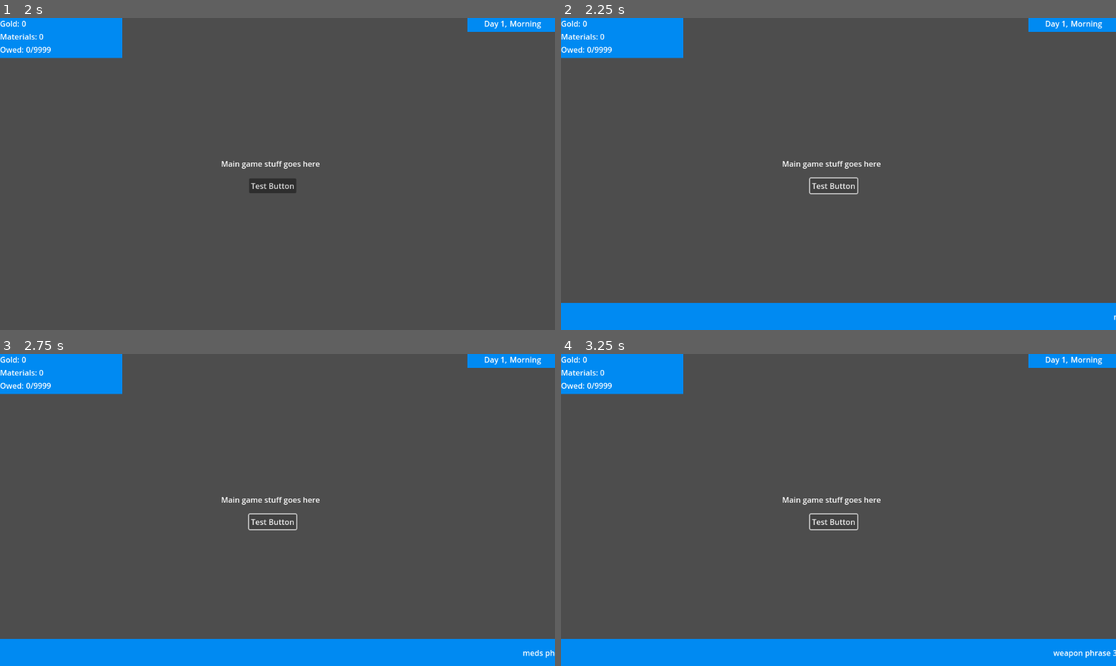
Above: before the commit, frames 1-4 (two rows, left to right).
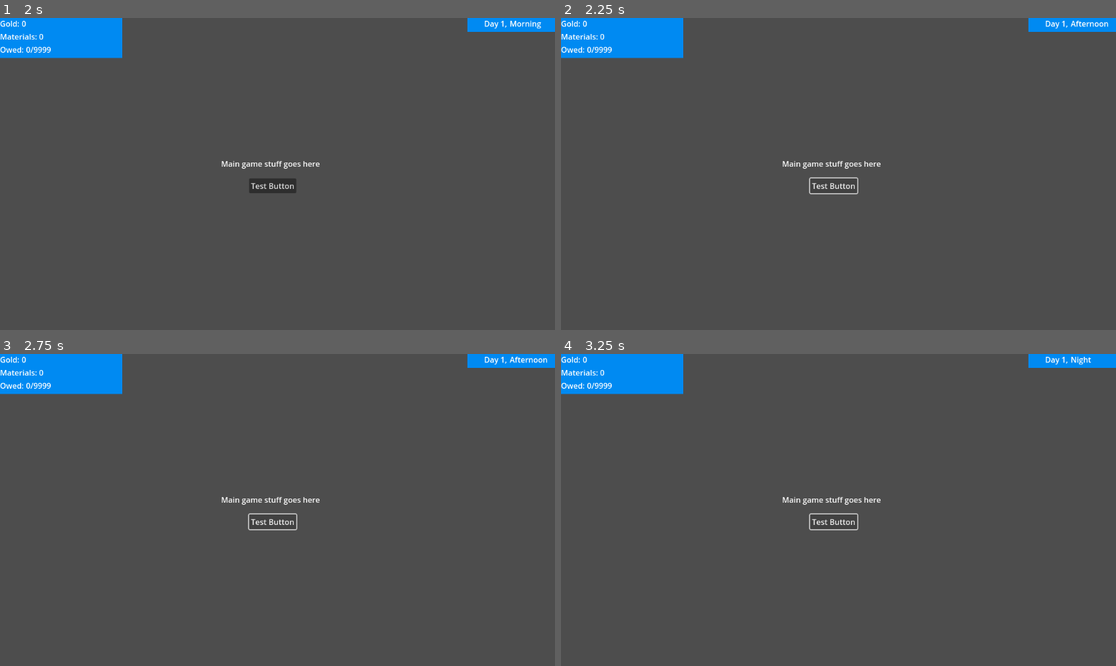
Above: after the commit, the same moments.

Repository: adam-holder/GameDevTvJam
Game: Godot game, scene res://scenes/main_menu.tscn
Same seed, same stepped clock (60 frames per second), same inputs: the game is played once before the commit and once after it.
Inputs:
- Up to frame 1 (2 s): click "New Game" at 0.5 s; click "Go to Store" at 1.25 s
- Up to frame 2 (2.25 s): click "Test Button" at 2 s
- Up to frame 3 (2.75 s): no input
- Up to frame 4 (3.25 s): click "Test Button" at 2.75 s

Frame 1 is identical in both runs. In frame 2, 8.8% of the frame differs, in the area x 0-100%, y 0-100%; in frame 3, 8.8%; in frame 4, 8.8%.

Commit message:
updated phase functions

Diff:
--- a/GDTV2024/scripts/store.gd
+++ b/GDTV2024/scripts/store.gd
@@ -14,7 +14,7 @@
 
 var money: int
 var resources: int
-var day: int = 1
+var day: int = 0
 var time: String = times[0]
 var payed: int
 var day_favorite: String
@@ -40,34 +40,66 @@
 
 
 func morning_phase():
-	if day == 1:
-		pass
-	elif day == 2:
-		pass
-	else:
+	time = times[0]
+	hud.change_value("time",time)
+	day += 1
+	hud.change_value("day",1)
+	if day < total_days:
+		if day == 1:
+			pass
+		elif day == 2:
+			pass
+		else:
+			pass
+	else: #FINAL DAY
 		pass
 
 func afternoon_phase():
-	if day == 1:
-		pass
-	elif day == 2:
-		pass
-	else:
+	time = times[1]
+	hud.change_value("time",time)
+	if day < total_days:
+		if day == 1:
+			pass
+		elif day == 2:
+			pass
+		else:
+			pass
+	else: #FINAL DAY
 		pass
 
 func evening_phase():
-	if day == 1:
-		pass
-	elif day == 2:
-		pass
-	else:
-		pass
+	time = times[2]
+	hud.change_value("time",time)
+	if day < total_days:
+		if day == 1:
+			pass
+		elif day == 2:
+			pass
+		else:
+			pass
+	else: #FINAL DAY
+		if payed >= total_owed:
+			ending("good")
+		else:
+			ending("bad")
 
 func _on_button_pressed():
 	#SceneManager.SwitchScene("Ending")
-	set_day_favorite_type()
+	#set_day_favorite_type()
+	if time == times[0]:
+		afternoon_phase()
+	elif time == times[1]:
+		evening_phase()
+	elif time == times[2]:
+		morning_phase()
 
 func set_day_favorite_type():
 	day_favorite = item_types.pick_random()
 	print("day favorite set to "+day_favorite)
 	hud.select_announcement(day_favorite)
+
+func ending(type):
+	if type == "good":
+		SceneManager.SwitchScene("Ending")
+	if type == "bad":
+		SceneManager.SwitchScene("Ending")
